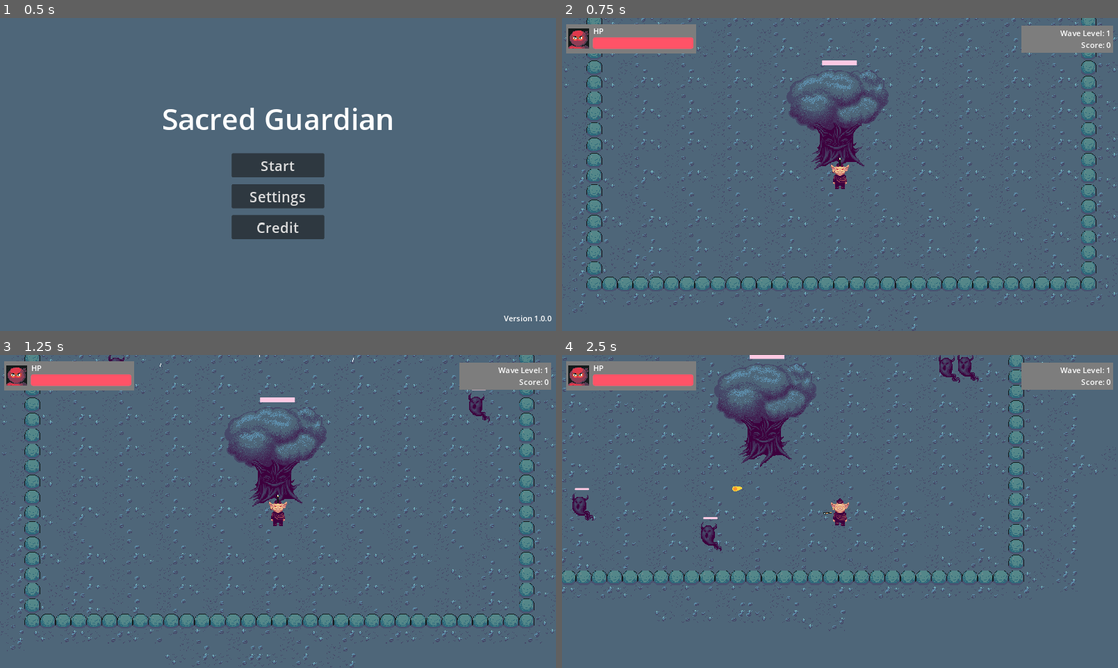
Above: before the commit, frames 1-4 (two rows, left to right).
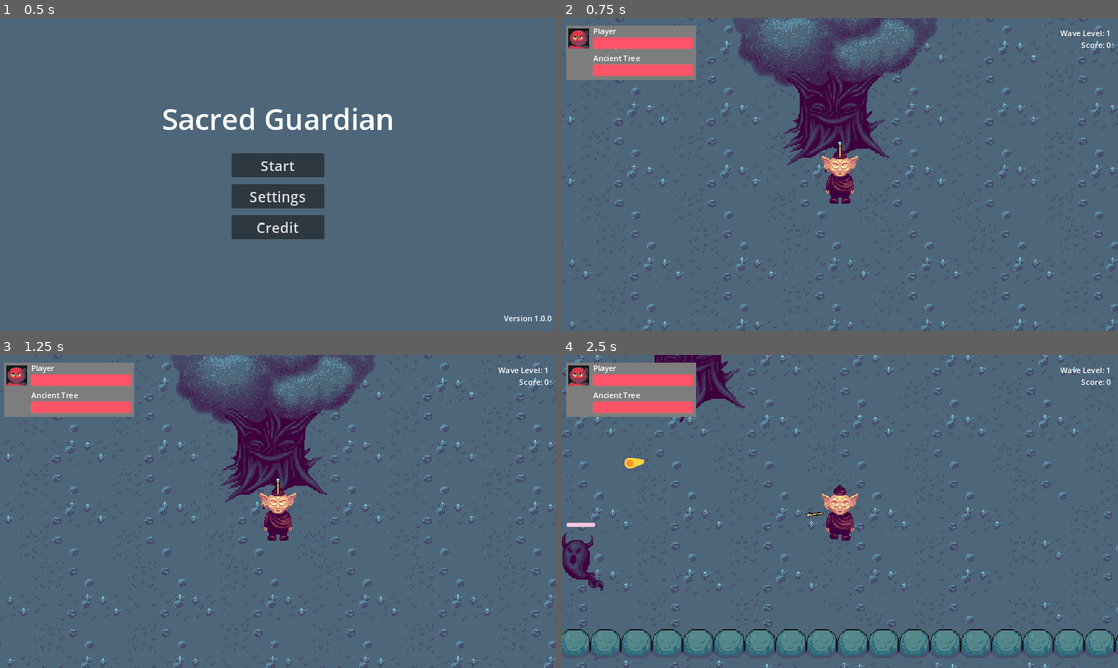
Above: after the commit, the same moments.

Repository: shafiq1rwan/sacred-guardian
Game: Godot game, scene res://games/main_menu.tscn
Two runs of this game, one before a commit and one after it. Both use one fixed random seed, a clock stepped at 60 frames per second and the inputs below. Sound files missing from this copy of the repository are replaced by a short silence.
Inputs (mouse positions are in pixels of both pictures, inside the frame that each line leads up to):
- Up to frame 1 (0.5 s): no input
- Up to frame 2 (0.75 s): click "Start" at 0.5 s
- Up to frame 3 (1.25 s): no input
- Up to frame 4 (2.5 s): move the mouse to (962, 495) at 1.27 s; hold D (right) 1.28-2.03 s; click (962, 495) at 1.35 s; move the mouse to (728, 527) at 2.02 s; hold S (down) from 2.03 s (still down); click (728, 527) at 2.1 s

Frame 1 is identical in both runs. In frame 2, 28% of the frame differs, in the area x 0-100%, y 0-100%; in frame 3, 28%; in frame 4, 29%.

Commit message:
Change UI and Setup Ancient Tree HP

Diff:
--- a/games/ancient_tree.gd
+++ b/games/ancient_tree.gd
@@ -1,8 +1,3 @@
 extends StaticBody2D
 
 var HP = 100.00
-@onready var tree_hp = $TreeHP
-
-# Called when the node enters the scene tree for the first time.
-func _ready():
-	tree_hp.value = HP
--- a/games/ancient_tree.tscn
+++ b/games/ancient_tree.tscn
@@ -1,40 +1,17 @@
-[gd_scene load_steps=6 format=3 uid="uid://bh7jdahdwknic"]
+[gd_scene load_steps=4 format=3 uid="uid://bh7jdahdwknic"]
 
 [ext_resource type="Script" path="res://games/ancient_tree.gd" id="1_ybnum"]
 [ext_resource type="Texture2D" uid="uid://bhavgw7txm1kg" path="res://assets/character/sacred-tree.png" id="2_eflgd"]
 
 [sub_resource type="CircleShape2D" id="CircleShape2D_n0g84"]
-radius = 11.0
-
-[sub_resource type="StyleBoxFlat" id="StyleBoxFlat_ysglt"]
-bg_color = Color(0.6, 0.6, 0.6, 0.294118)
-corner_radius_top_left = 1
-corner_radius_top_right = 1
-corner_radius_bottom_right = 1
-corner_radius_bottom_left = 1
-
-[sub_resource type="StyleBoxFlat" id="StyleBoxFlat_egmbw"]
-bg_color = Color(1, 0.792157, 0.894118, 1)
-corner_radius_top_left = 1
-corner_radius_top_right = 1
-corner_radius_bottom_right = 1
-corner_radius_bottom_left = 1
+radius = 35.0143
 
 [node name="AncientTree" type="StaticBody2D"]
 script = ExtResource("1_ybnum")
 
-[node name="CollisionShape2D" type="CollisionShape2D" parent="."]
-position = Vector2(0, 14)
-shape = SubResource("CircleShape2D_n0g84")
-
-[node name="TreeHP" type="ProgressBar" parent="."]
-offset_left = -32.0
-offset_top = -126.0
-offset_right = 40.0
-offset_bottom = -116.0
-theme_override_styles/background = SubResource("StyleBoxFlat_ysglt")
-theme_override_styles/fill = SubResource("StyleBoxFlat_egmbw")
-show_percentage = false
-
 [node name="Sprite2D" type="Sprite2D" parent="."]
 texture = ExtResource("2_eflgd")
+
+[node name="CollisionShape2D" type="CollisionShape2D" parent="."]
+position = Vector2(-1, 55)
+shape = SubResource("CircleShape2D_n0g84")
--- a/games/game_manager.gd
+++ b/games/game_manager.gd
@@ -14,3 +14,4 @@
 var BULLET_RANGE = 800
 var SPEED_MOB = 2000
 var SCORE = 0
+var ANCIENTTREE_HP = 100.0
--- a/games/player.gd
+++ b/games/player.gd
@@ -1,4 +1,11 @@
 extends CharacterBody2D
+@onready var player_hp: ProgressBar = $HUD/PlayerHP
+@onready var ancient_tree_hp: ProgressBar = $HUD/AncientTreeHP
+
+
+func _ready() -> void:
+	player_hp.value = GameManager.HP_PLAYER
+	ancient_tree_hp.value = GameManager.ANCIENTTREE_HP
 
 func _physics_process(_delta):
 	var direction = Input.get_vector("left","right","up","down")
--- a/games/player.tscn
+++ b/games/player.tscn
@@ -81,6 +81,7 @@
 shape = SubResource("CircleShape2D_mgtww")
 
 [node name="Camera2D" type="Camera2D" parent="."]
+zoom = Vector2(2, 2)
 
 [node name="Pistol" parent="." instance=ExtResource("4_vd7fe")]
 collision_layer = 1
@@ -90,16 +91,9 @@
 
 [node name="ColorRect" type="ColorRect" parent="HUD"]
 offset_left = 8.0
-offset_top = 13.0
+offset_top = 16.0
 offset_right = 278.0
-offset_bottom = 73.0
-color = Color(0.489622, 0.489622, 0.489622, 1)
-
-[node name="ColorRect2" type="ColorRect" parent="HUD"]
-offset_left = 952.0
-offset_top = 16.0
-offset_right = 1142.0
-offset_bottom = 72.0
+offset_bottom = 128.0
 color = Color(0.489622, 0.489622, 0.489622, 1)
 
 [node name="Faceset" type="Sprite2D" parent="HUD"]
@@ -107,11 +101,22 @@
 scale = Vector2(1.13158, 1.13158)
 texture = ExtResource("5_1mjcd")
 
-[node name="ProgressBar" type="ProgressBar" parent="HUD"]
+[node name="PlayerHP" type="ProgressBar" parent="HUD"]
 offset_left = 64.0
 offset_top = 40.0
 offset_right = 272.0
 offset_bottom = 64.0
+theme_override_styles/background = SubResource("StyleBoxFlat_mp6o6")
+theme_override_styles/fill = SubResource("StyleBoxFlat_upj4k")
+min_value = 100.0
+value = 100.0
+show_percentage = false
+
+[node name="AncientTreeHP" type="ProgressBar" parent="HUD"]
+offset_left = 64.0
+offset_top = 96.0
+offset_right = 272.0
+offset_bottom = 120.0
 theme_override_styles/background = SubResource("StyleBoxFlat_mp6o6")
 theme_override_styles/fill = SubResource("StyleBoxFlat_upj4k")
 min_value = 100.0
@@ -123,8 +128,14 @@
 offset_top = 16.0
 offset_right = 104.0
 offset_bottom = 39.0
-text = "HP
-"
+text = "Player"
+
+[node name="HPLabel2" type="Label" parent="HUD"]
+offset_left = 64.0
+offset_top = 72.0
+offset_right = 113.0
+offset_bottom = 95.0
+text = "Ancient Tree"
 
 [node name="WaveLabel" type="Label" parent="HUD"]
 anchors_preset = 1
--- a/games/skull_blue.gdshader
+++ /dev/null
@@ -1,14 +0,0 @@
-shader_type canvas_item;
-
-void vertex() {
-	// Called for every vertex the material is visible on.
-}
-
-void fragment() {
-	// Called for every pixel the material is visible on.
-}
-
-//void light() {
-	// Called for every pixel for every light affecting the CanvasItem.
-	// Uncomment to replace the default light processing function with this one.
-//}
--- a/games/skull_blue.tres
+++ /dev/null
@@ -1,11 +0,0 @@
-[gd_resource type="VisualShader" format=3 uid="uid://bnuea1udhqxet"]
-
-[resource]
-code = "shader_type canvas_item;
-render_mode blend_mix;
-
-
-
-"
-mode = 1
-flags/light_only = false
Not shown, changed: docs/index.html
Not shown, changed: docs/index.js
Not shown, changed: docs/index.pck
Not shown, changed: docs/index.wasm
